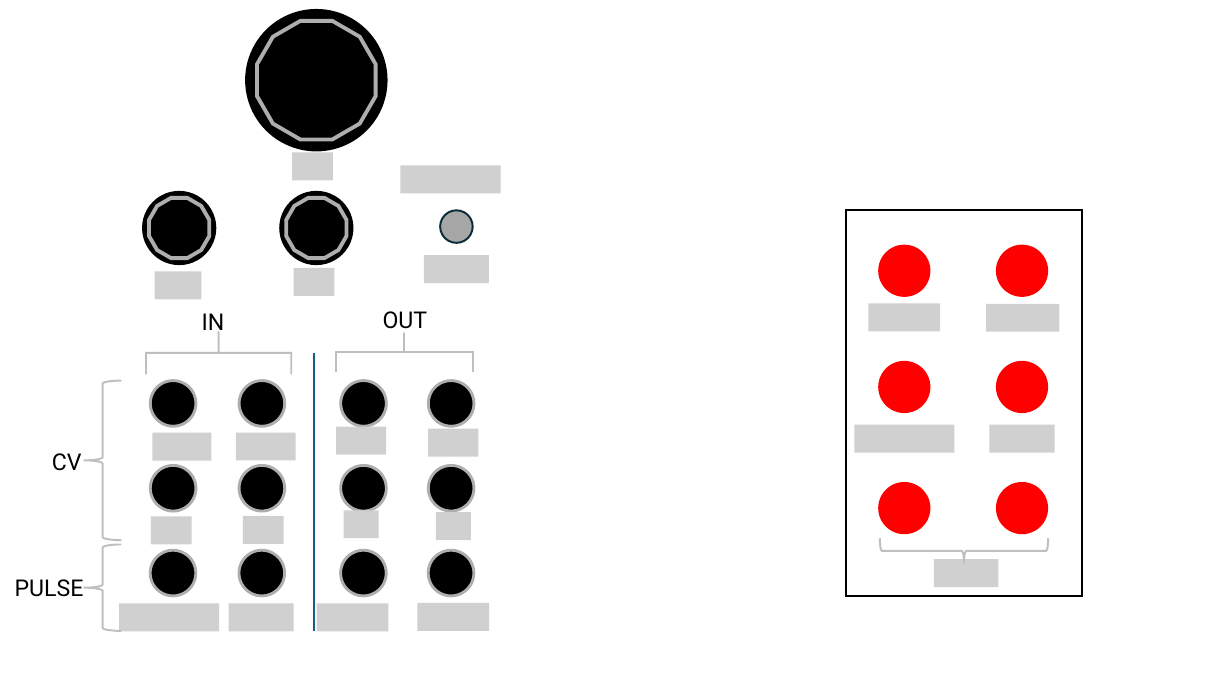
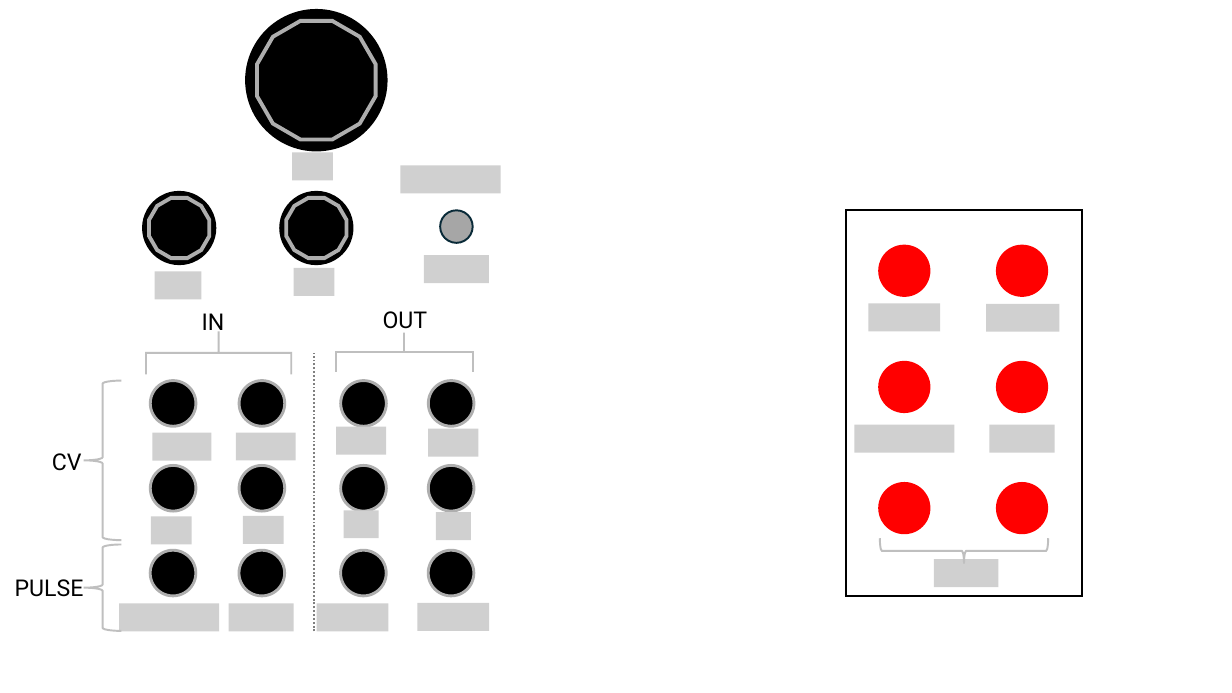
Before and after one commit to MJLMills/mtmws_od, a slide deck: slide 3 of docs/graphics/graphics.pptx. Drawn at 1232x693 pixels with LibreOffice and Linux fonts; fonts in the diff are those of the drawing; grey boxes stand for pictures. Boxes give left, top, right and bottom in pixels: in the first picture for what was removed or moved away, otherwise in the second. Text is boxed around its words. In the diff, an @@ line names an element or a change of style, - is before the commit and + after.

```diff
--- a/docs/graphics/graphics.pptx
+++ b/docs/graphics/graphics.pptx
@@ line (314, 631) - (314, 353): stroke #156082 1.5 pt to #808080 1.5 pt dashed @@
```
Also in this commit, not shown: 2 other files.
